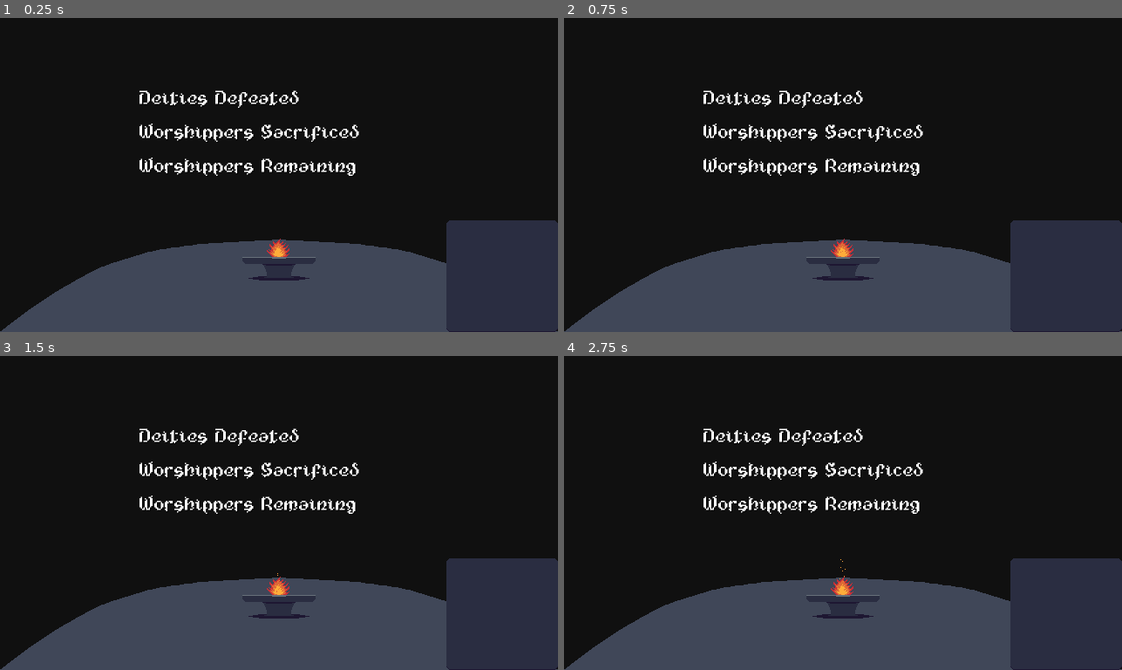
Above: before the commit, frames 1-4 (two rows, left to right).
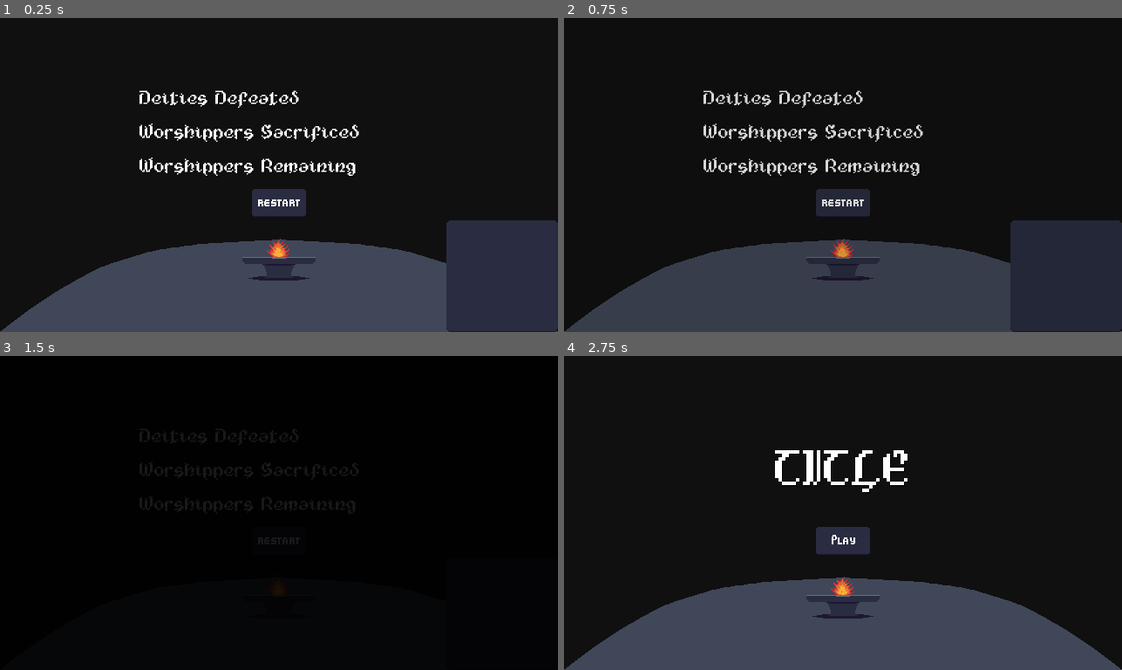
Above: after the commit, the same moments.

Repository: RustyMonky/LudumDare43
Game: Godot game, scene res://scenes/result/result.tscn
The game is run twice, just before and just after one commit, with the same random seed, the same clock (stepped at 60 frames per second) and the same inputs. This scene is started directly instead of the project's main scene.
Inputs (mouse positions are in pixels of both pictures, inside the frame that each line leads up to):
- Up to frame 1 (0.25 s): no input
- Up to frame 2 (0.75 s): click (843, 203) at 0.52 s
- Up to frame 3 (1.5 s): click (279, 541) at 1.27 s
- Up to frame 4 (2.75 s): click (843, 541) at 2.02 s

The runs differ from the first frame. In frame 1, 0.9% of the frame differs, in the area x 45-55%, y 54-64%; in frame 2, 2.1%; in frame 3, 28%, in the area x 0-100%, y 23-100%; in frame 4, 11%.
Error before the commit: Invalid operands 'String' and 'Nil' in operator '+'. (res://scenes/result/result.gd:11)
Error after the commit: Invalid operands 'String' and 'Nil' in operator '+'. (res://scenes/result/result.gd:12)

Commit message:
Implements restart button on result scene

Diff:
--- a/globals/gameData.gd
+++ b/globals/gameData.gd
@@ -19,3 +19,23 @@
 
 func _ready():
 	pass
+
+# reset
+# Resets global game data for repaly
+func reset():
+	chosenDeity = null
+	computerDeity = null
+	computerFollowerCount = 10
+	computerSacrificeCount = 0
+	deitiesDefeated = 0
+	deityOptions = [
+		"Orifices",
+		"Dodocan",
+		"Neckbeards",
+		"Bones",
+		"Deals",
+		"Hunger"
+	]
+	playerFollowerCount = 10
+	playerSacrificeCount = 0
+	totalSacrified = 0
--- a/scenes/game/game.tscn
+++ b/scenes/game/game.tscn
@@ -10,7 +10,7 @@
 [ext_resource path="res://assets/music/occultDrumLoop.wav" type="AudioStream" id=8]
 [ext_resource path="res://assets/sfx/click.wav" type="AudioStream" id=9]
 
-[node name="game" type="Node2D" index="0"]
+[node name="game" type="Node2D"]
 
 script = ExtResource( 1 )
 
--- a/scenes/result/result.gd
+++ b/scenes/result/result.gd
@@ -4,6 +4,7 @@
 onready var deitiesDefeated = $resultGrid/deitiesDefeatedCount
 onready var resultHeader = $resultHeader
 onready var resultGrid = $resultGrid
+onready var sfx = $sfx
 onready var totalSacrificed = $resultGrid/totalSacrificedCount
 onready var totalRemaining = $resultGrid/totalRemainingCount
 
@@ -17,3 +18,8 @@
 	deitiesDefeated.text = String(gameData.deitiesDefeated)
 	totalSacrificed.text = String(gameData.totalSacrified)
 	totalRemaining.text = String(gameData.playerFollowerCount)
+
+func _on_restart_pressed():
+	sfx.play()
+	gameData.reset()
+	fader.fade("res://scenes/title/title.tscn")
--- a/scenes/result/result.tscn
+++ b/scenes/result/result.tscn
@@ -6,8 +6,10 @@
 [ext_resource path="res://assets/sprites/ui/panels/diety-panel.png" type="Texture" id=4]
 [ext_resource path="res://ui/background/background.tscn" type="PackedScene" id=5]
 [ext_resource path="res://assets/music/occultBrassLoop.wav" type="AudioStream" id=6]
-
-[node name="result" type="Container"]
+[ext_resource path="res://assets/sprites/ui/buttons/restart.png" type="Texture" id=7]
+[ext_resource path="res://assets/sfx/click.wav" type="AudioStream" id=8]
+
+[node name="result" type="Container" index="0"]
 
 show_behind_parent = true
 anchor_left = 0.0
@@ -49,6 +51,7 @@
 
 [node name="resultGrid" type="GridContainer" parent="." index="1"]
 
+editor/display_folded = true
 anchor_left = 0.5
 anchor_top = 0.5
 anchor_right = 0.5
@@ -235,3 +238,38 @@
 autoplay = true
 mix_target = 0
 bus = "Master"
+
+[node name="restart" type="TextureButton" parent="." index="5"]
+
+anchor_left = 0.5
+anchor_top = 0.5
+anchor_right = 0.5
+anchor_bottom = 0.5
+margin_left = -32.0
+margin_right = 32.0
+margin_bottom = 64.0
+rect_pivot_offset = Vector2( 0, 0 )
+rect_clip_content = false
+focus_mode = 2
+mouse_filter = 0
+mouse_default_cursor_shape = 0
+size_flags_horizontal = 1
+size_flags_vertical = 1
+toggle_mode = false
+enabled_focus_mode = 2
+shortcut = null
+group = null
+texture_normal = ExtResource( 7 )
+stretch_mode = 4
+_sections_unfolded = [ "Rect", "Textures" ]
+
+[node name="sfx" type="AudioStreamPlayer" parent="." index="6"]
+
+stream = ExtResource( 8 )
+volume_db = 0.0
+pitch_scale = 1.0
+autoplay = false
+mix_target = 0
+bus = "Master"
+
+[connection signal="pressed" from="restart" to="." method="_on_restart_pressed"]
Binary file added: assets/sprites/ui/buttons/restart.png
Not shown, added: assets/sprites/ui/buttons/restart.png.import
Not shown: 1 places in scenes/result/result.tscn that only renumber resources
